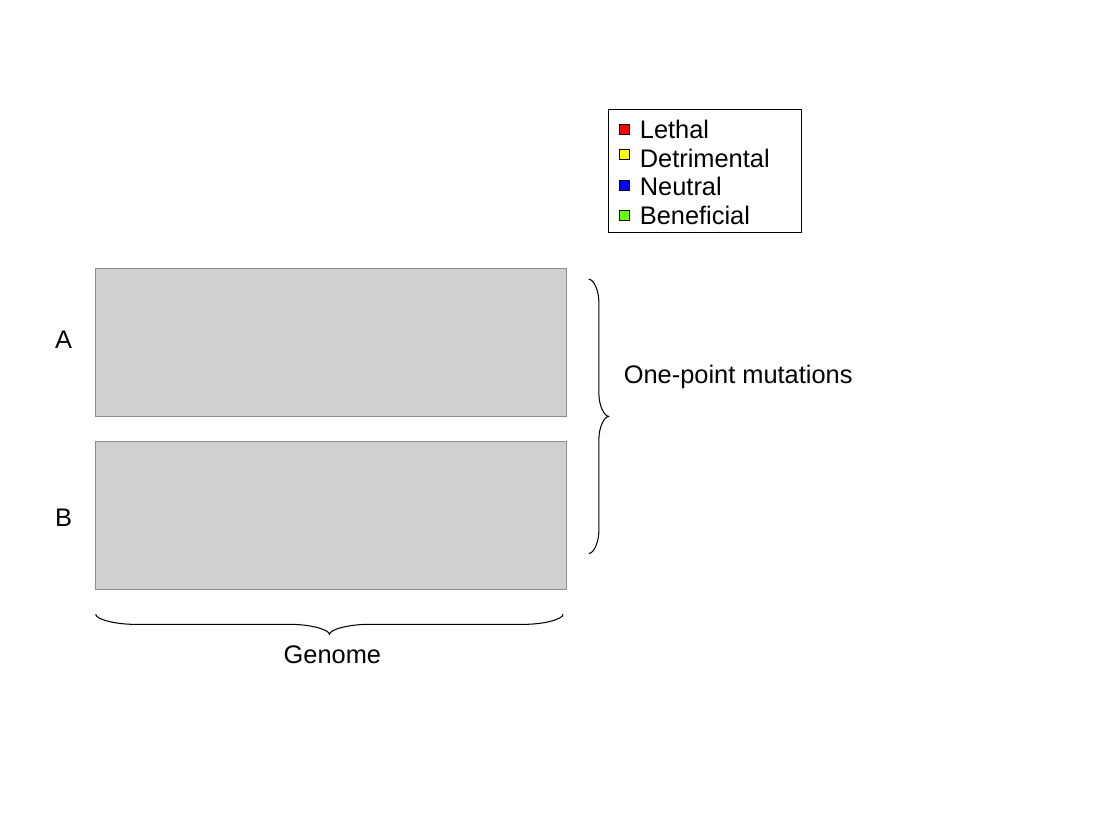
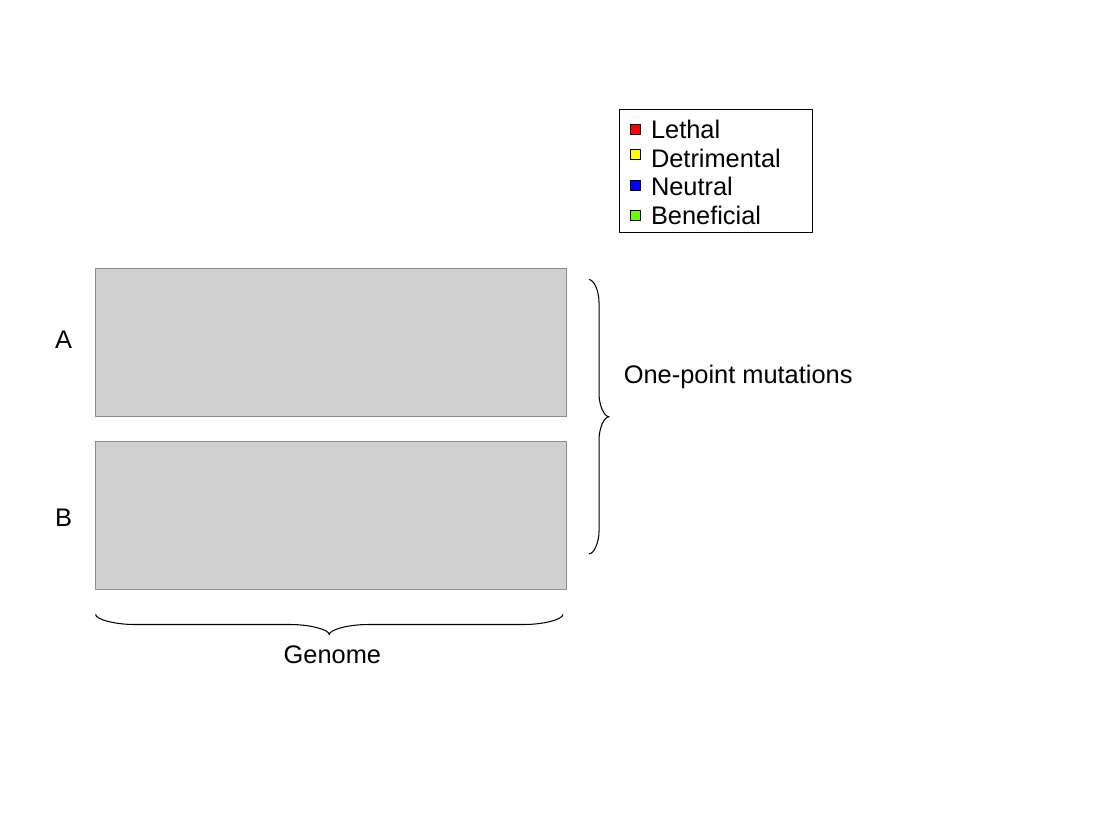
Before and after one commit to burksarm/SS14-CSE845-C, a slide deck: slide 1 of documents/figures/figures.ppt. Drawn at 1120x840 pixels with LibreOffice and Linux fonts; fonts in the diff are those of the drawing; grey boxes stand for pictures. Boxes give left, top, right and bottom in pixels: in the first picture for what was removed or moved away, otherwise in the second. Text is boxed around its words. In the diff, an @@ line names an element or a change of style, - is before the commit and + after.

```diff
--- a/documents/figures/figures.ppt
+++ b/documents/figures/figures.ppt
@@ 5 rectangles: place and size @@
-5 rectangles at (609,109,802,233)
+5 rectangles at (620,109,813,232)
@@ freeform shape at (589,279,610,554): outline redrawn @@
@@ freeform shape at (96,615,563,635): outline redrawn @@
```
Also in this commit, not shown: 1 other slide changed, 1 slide added, 1 slide removed, 1 other file.
